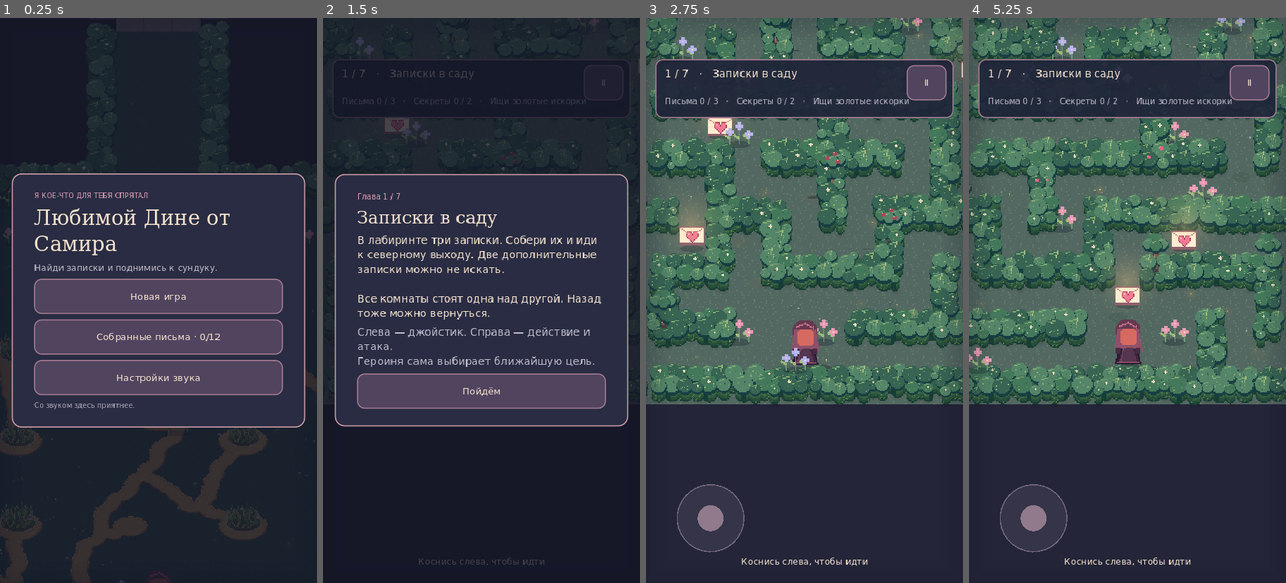
Above: before the commit, frames 1-4 (left to right).
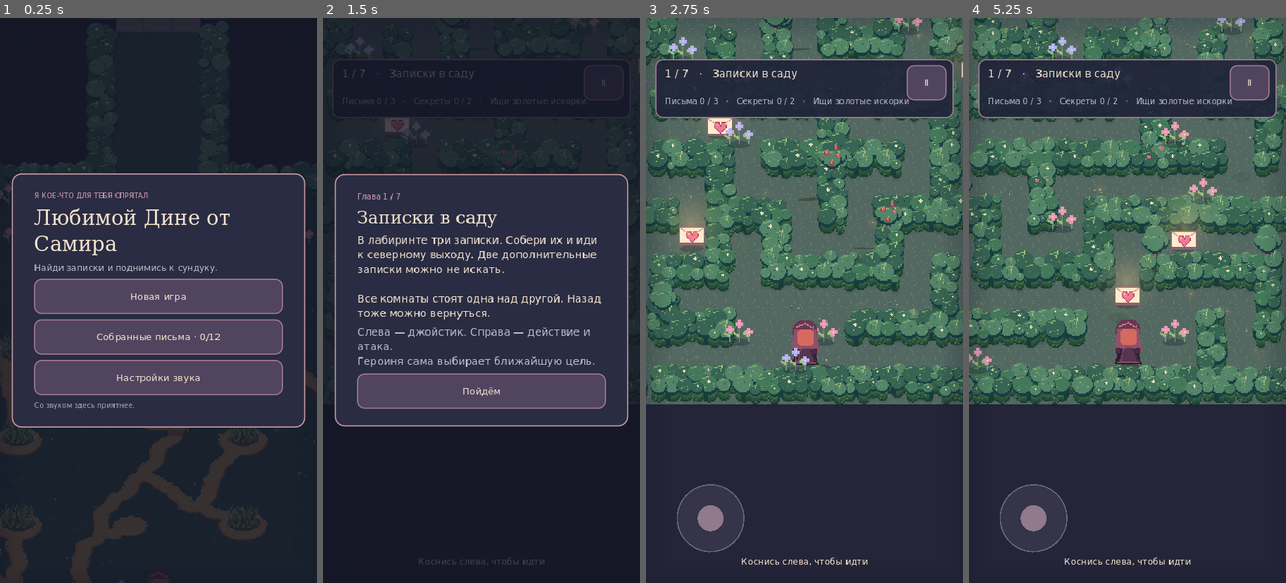
Above: after the commit, the same moments.

Repository: NQUAREx/dina-lovely
Game: Godot game, scene res://main.tscn
The game is run twice, just before and just after one commit, with the same random seed, the same clock (stepped at 60 frames per second) and the same inputs.
Inputs:
- Up to frame 1 (0.25 s): no input
- Up to frame 2 (1.5 s): click "Новая игра" at 0.5 s; click "Ⅱ" at 1.25 s
- Up to frame 3 (2.75 s): click "Пойдём" at 2 s
- Up to frame 4 (5.25 s): click "Ⅱ" at 2.75 s; click "Новая игра" at 3.5 s; click "Начать новую историю" at 4.25 s; click "Пойдём" at 5 s

The runs differ from the first frame. In frame 1, less than 0.1% of the frame differs, in the area x 0-4%, y 29-32%; in frame 2, less than 0.1%; in frame 3, 0.8%, in the area x 1-82%, y 0-58%; in frame 4, 0.6%.

Commit message:
Keep hedge crowns whole, restore ordinary tree canopies and optimize maze hot paths

Diff:
--- a/scripts/game.gd
+++ b/scripts/game.gd
@@ -13,6 +13,7 @@
 const CREAM := Color("f5e3cf")
 const PINK := Color("e5a6bd")
 const INK := Color("45394f")
+var hedge_tree_textures:Dictionary={"hedge_tree":preload("res://assets/hedge_tree.png"),"hedge_tree_apples":preload("res://assets/hedge_tree_apples.png")}
 var hedge_material: Texture2D = preload("res://assets/hedge_material.png")
 var atlas: Texture2D = preload("res://assets/atlas.png")
 var romance_ground: Texture2D = preload("res://assets/ground_romance.png")
@@ -1017,13 +1018,12 @@
 
 func find_nearest() -> void:
 	nearest = -1
-	var distance := 79.0
+	var distance_squared:=79.0*79.0
 	for i in range(objects.size()):
-		if available(objects[i]) and interaction_reachable(objects[i]):
-			var d := player.distance_to(objects[i].pos)
-			if d<distance:
-				distance = d
-				nearest = i
+		var d:=player.distance_squared_to(objects[i].pos)
+		if d<distance_squared and available(objects[i]) and interaction_reachable(objects[i]):
+			distance_squared=d
+			nearest=i
 
 func action_text(obj: Dictionary) -> String:
 	if obj.kind=="accessory":return tx("wear_accessory")
@@ -1346,7 +1346,7 @@
 func draw_sprite(name: String, pos: Vector2, color: Color = Color.WHITE, scale_factor: float = 1.0) -> void:
 	var id := int(sprites.get(name,0))
 	if name in ["hedge_tree","hedge_tree_apples"]:
-		draw_texture_rect_region(atlas,Rect2(pos+Vector2(-24,-56)*scale_factor,Vector2(48,72)*scale_factor),Rect2(Vector2(id%16*32,id/16*48),Vector2(32,48)),color)
+		draw_texture_rect(hedge_tree_textures[name],Rect2(pos+Vector2(-24,-90)*scale_factor,Vector2(48,72)*scale_factor),false,color)
 		return
 	var size := Vector2(64,96)*scale_factor
 	draw_texture_rect_region(atlas,Rect2(pos-Vector2(32,86)*scale_factor,size),Rect2(Vector2(id%16*32,id/16*48),Vector2(32,48)),color)
@@ -1477,7 +1477,8 @@
 		draw_hedge_body(Rect2(camera-view/2-Vector2(48,96),view+Vector2(96,192)))
 		# Trunks are grounded behind the shrub tops. Their upper crowns are drawn last.
 		for item in renderables:
-			if item.get("integrated_tree",false):draw_sprite(item.kind,screen(item.pos)-Vector2(0,18))
+			if item.get("integrated_tree",false):draw_sprite(item.kind,screen(item.pos))
+		draw_hedge_canopy(visible_crowns,-1)
 
 	renderables.sort_custom(func(a,b):
 		if a.pos.y==b.pos.y:
@@ -1503,8 +1504,7 @@
 				draw_arc(p+Vector2(0,-20),88,angle-1.1,angle+1.1,22,Color(1,.84,.75,attack_flash/.19),7)
 				draw_arc(p+Vector2(0,-20),101,angle-.8,angle+.8,18,Color(1,.65,.79,attack_flash/.19),3)
 			if hedge_field!=null:
-				draw_hedge_canopy(visible_crowns)
-				draw_player_upper(hero_pos,frame,color)
+				draw_hedge_canopy(visible_crowns,1)
 		elif item.has("enemy"):
 			var enemy: Dictionary = item.enemy
 			if enemy.state=="warn":
@@ -1519,7 +1519,7 @@
 			draw_rect(Rect2(p+Vector2(-bar_width/2,-100 if enemy.get("boss",false) else -57),Vector2(bar_width,5)),INK)
 			draw_rect(Rect2(p+Vector2(-bar_width/2,-100 if enemy.get("boss",false) else -57),Vector2(bar_width*float(enemy.hp)/float(enemy.get("max_hp",enemy.hp)),5)),PINK)
 		else:
-			if task_time<=0 and not item.has("wall") and available(item) and interaction_reachable(item) and item.pos.distance_to(player)<95 and kind not in ["doorway","arch","sprout","well","stone"]:
+			if task_time<=0 and not item.has("wall") and item.pos.distance_squared_to(player)<9025 and available(item) and interaction_reachable(item) and kind not in ["doorway","arch","sprout","well","stone"]:
 				var highlight := "accessory_"+str(item.accessory) if kind=="accessory" else "dug" if item.id=="buried" else "flashlight" if kind=="stand_flashlight" else kind
 				if item.get("ground_tool",false):
 					draw_set_transform(p,PI/2);draw_pickup_outline(highlight,Vector2(0,20),.65);draw_set_transform(Vector2.ZERO)
@@ -1579,10 +1579,7 @@
 	# Tree crowns sit above the continuous hedge; lower trunks stay buried.
 	for item in renderables:
 		if not item.get("integrated_tree",false):continue
-		var p:=screen(item.pos)
-		var id:int=sprites[item.kind]
-		# Preserve the complete canopy; hide only the buried lower trunk behind shrubs.
-		draw_texture_rect_region(atlas,Rect2(p+Vector2(-24,-74),Vector2(48,34.5)),Rect2(Vector2(id%16*32,id/16*48),Vector2(32,23)))
+		draw_hedge_tree_top(item.kind,item.pos)
 
 	# Batched radial textures approximate soft warm light without expensive real-time lights.
 	for item in renderables:
@@ -2635,14 +2632,6 @@
 	for item in ["peach_dress","rose_scarf","veil","brooch","wreath","crown","heart_tiara"]:
 		if item in save_data.wearing:draw_sprite("wear_"+item+"_"+str(direction)+"_"+str(frame),pos,color)
 
-func draw_player_upper(pos: Vector2, frame: int, color: Color) -> void:
-	var names:Array[String]=["hero"+str(direction)+"_"+str(frame)]
-	for item in ["peach_dress","rose_scarf","veil","brooch","wreath","crown","heart_tiara"]:
-		if item in save_data.wearing:names.append("wear_"+item+"_"+str(direction)+"_"+str(frame))
-	for name in names:
-		var id:int=sprites[name]
-		draw_texture_rect_region(atlas,Rect2(pos-Vector2(32,86),Vector2(64,58)),Rect2(Vector2(id%16*32,id/16*48),Vector2(32,29)),color)
-
 func update_food_hearts(delta: float) -> void:
 	if food_hearts_left<=0:return
 	food_heart_clock-=delta
@@ -2650,11 +2639,20 @@
 		food_heart_clock+=.3;food_hearts_left-=1
 		particles.append({"pos":player+Vector2(randf_range(-5,5),-48),"vel":Vector2(randf_range(-4,4),-23),"life":1.8,"color":Color("ef436b"),"heart":true})
 
-func draw_hedge_canopy(indices: PackedInt32Array) -> void:
+func draw_hedge_tree_top(kind: String, position: Vector2) -> void:
+	# Native-size pixels preserve the full ordinary canopy without scaling shimmer.
+	draw_texture_rect_region(hedge_tree_textures[kind],Rect2(screen(position)+Vector2(-24,-90),Vector2(48,53)),Rect2(Vector2.ZERO,Vector2(48,53)))
+
+func draw_hedge_canopy(indices: PackedInt32Array, side: int = 0) -> void:
 	# Quantize the camera once, not each overlapping crown independently.
 	# Relative crown positions remain constant while the camera moves.
 	draw_set_transform((get_viewport_rect().size/2-camera+shake_offset).round())
-	for index in indices:draw_leaf_crown(index)
+	# A single fixed Y-order is split around the heroine. Each crown is drawn whole,
+	# once. The margin includes maximum bend and radius, keeping front crowns below waist.
+	for index in indices:
+		var behind:bool=hedge_field.crown_behind_hero(index,player)
+		if (side<0 and not behind) or (side>0 and behind):continue
+		draw_leaf_crown(index)
 	draw_set_transform(Vector2.ZERO)
 
 func draw_leaf_crown(index: int) -> void:
@@ -2680,12 +2678,29 @@
 func draw_hedge_body(bounds: Rect2) -> void:
 	if hedge_field==null or hedge_field.body_texture==null:return
 	var texture:Texture2D=hedge_field.body_texture
-	var first:=Vector2i(bounds.position/32)-Vector2i.ONE
-	var last:=Vector2i(bounds.end/32)+Vector2i.ONE
+	var region:=bounds.intersection(Rect2(Vector2.ZERO,Vector2(texture.get_size())*2))
+	if not region.has_area():return
+	draw_set_transform((get_viewport_rect().size/2-camera+shake_offset).round())
+	# Most of the wall never deforms. Draw it as texture regions, not hundreds of meshes.
+	var patch:=Rect2()
+	for index in hedge_field.active:
+		var point:Vector2=hedge_field.crowns[index].base
+		if patch.has_area():patch=patch.expand(point)
+		else:patch=Rect2(point-Vector2.ONE,Vector2.ONE*2)
+	if patch.has_area():
+		patch=patch.grow(64)
+		patch=Rect2((patch.position/32).floor()*32,(patch.end/32).ceil()*32-(patch.position/32).floor()*32).intersection(region)
+	if not patch.has_area():
+		draw_body_region(texture,region)
+		draw_set_transform(Vector2.ZERO)
+		return
+	for rectangle in [Rect2(region.position,Vector2(region.size.x,patch.position.y-region.position.y)),Rect2(Vector2(region.position.x,patch.end.y),Vector2(region.size.x,region.end.y-patch.end.y)),Rect2(Vector2(region.position.x,patch.position.y),Vector2(patch.position.x-region.position.x,patch.size.y)),Rect2(Vector2(patch.end.x,patch.position.y),Vector2(region.end.x-patch.end.x,patch.size.y))]:
+		if rectangle.has_area():draw_body_region(texture,rectangle)
+	var first:Vector2i=Vector2i((patch.position/32).floor())
+	var last:Vector2i=Vector2i((patch.end/32).ceil())
 	var offsets:Dictionary={}
-	draw_set_transform((get_viewport_rect().size/2-camera+shake_offset).round())
-	for y in range(first.y,last.y+1):
-		for x in range(first.x,last.x+1):
+	for y in range(first.y,last.y):
+		for x in range(first.x,last.x):
 			if not hedge_field.body_tiles.has(Vector2i(x,y)):continue
 			var polygon:=PackedVector2Array();var uv:=PackedVector2Array()
 			for corner in [Vector2i(x,y),Vector2i(x+1,y),Vector2i(x+1,y+1),Vector2i(x,y+1)]:
@@ -2695,3 +2710,6 @@
 				uv.append(point/(Vector2(texture.get_size())*2))
 			draw_polygon(polygon,PackedColorArray([Color.WHITE]),uv,texture)
 	draw_set_transform(Vector2.ZERO)
+
+func draw_body_region(texture: Texture2D, region: Rect2) -> void:
+	draw_texture_rect_region(texture,Rect2(region.position-Vector2(0,HEDGE_LIFT),region.size),Rect2(region.position/2,region.size/2))
--- a/scripts/hedge_field.gd
+++ b/scripts/hedge_field.gd
@@ -15,11 +15,15 @@
 var body_texture: ImageTexture
 var body_tiles: Dictionary = {}
 var last_player := Vector2.INF
+var visible_first:=Vector2i(-9999,-9999)
+var visible_last:=Vector2i(-9999,-9999)
+var visible_candidates:Array[int]=[]
 var rng := RandomNumberGenerator.new()
 
 func build(map: Array[String], seed_value: int, trees: Dictionary, berries: Dictionary, material: Image = null) -> void:
 	crowns.clear();chains.clear();segments.clear();segment_cells.clear();bins.clear();active.clear();draw_order.clear();trunks.clear();body_tiles.clear();body_texture=null;last_player=Vector2.INF
 	grid=map.duplicate();rng.seed=seed_value+38911
+	visible_first=Vector2i(-9999,-9999);visible_candidates.clear()
 	for tree in trees.values():trunks.append(tree.pos)
 	var graph:Dictionary={}
 	for y in range(grid.size()):
@@ -79,6 +83,8 @@
 	draw_order.sort_custom(func(a,b):
 		if crowns[a].base.y==crowns[b].base.y:return crowns[a].base.x<crowns[b].base.x
 		return crowns[a].base.y<crowns[b].base.y)
+	for rank in range(draw_order.size()):crowns[draw_order[rank]].rank=rank
+	for node in crowns:node.neighbours=near_ids(node.base,38)
 	build_body(material)
 
 func wall(cell: Vector2i) -> bool:
@@ -157,7 +163,7 @@
 		# Sweep each crown against its neighbours: it can bend but cannot overlap them.
 		var next:Vector2=node.base+desired
 		var own_radius:float=node.radius*(1-node.press*.07)
-		var neighbours:=near_ids(node.base,38)
+		var neighbours:Array[int]=node.neighbours
 		var valid:=surface_fits(next,own_radius*.75)
 		for other_index in neighbours:
 			if other_index==index:continue
@@ -210,9 +216,21 @@
 				if distance<nearest:nearest=distance;normal=away
 	return normal.y<=absf(normal.x)
 
+func crown_behind_hero(index: int, player: Vector2) -> bool:
+	# Max rendered radius 19 + max bend 6 + lift 16 keeps whole front crowns below y-28.
+	return crowns[index].base.y<=player.y+13
+
 func visible_ids(bounds: Rect2) -> PackedInt32Array:
+	var first:=Vector2i((bounds.position/BIN).floor())
+	var last:=Vector2i((bounds.end/BIN).floor())
+	if first!=visible_first or last!=visible_last:
+		visible_first=first;visible_last=last;visible_candidates.clear()
+		for y in range(first.y,last.y+1):
+			for x in range(first.x,last.x+1):
+				for index in bins.get(Vector2i(x,y),[]):visible_candidates.append(index)
+		visible_candidates.sort_custom(func(a,b):return crowns[a].rank<crowns[b].rank)
 	var result:=PackedInt32Array()
-	for index in draw_order:
+	for index in visible_candidates:
 		if bounds.has_point(crowns[index].base):result.append(index)
 	return result
 
--- a/tests/hedge_camera_stability.gd
+++ b/tests/hedge_camera_stability.gd
@@ -3,7 +3,10 @@
 class CanopyView extends "res://scripts/game.gd":
 	func _draw() -> void:
 		if hedge_field==null:return
+		for tree in hedge_trees.values():draw_sprite("hedge_tree",screen(tree.pos))
 		draw_hedge_canopy(hedge_field.visible_ids(Rect2(Vector2.ZERO,Vector2(10000,10000))))
+
+		for tree in hedge_trees.values():draw_hedge_tree_top("hedge_tree",tree.pos)
 
 func _initialize() -> void:call_deferred("run")
 
@@ -30,5 +33,5 @@
 	var c:Image=await capture(game,origin+Vector2(1,0))
 	var size:=a.get_size()-Vector2i(20,20)
 	assert(a.get_region(Rect2i(Vector2i(11,10),size)).get_data()==c.get_region(Rect2i(Vector2i(10,10),size)).get_data(),"Camera translation changed crown overlap")
-	print("PASS canopy pixels and overlap remain identical across fractional and integer camera movement")
+	print("PASS canopy/tree pixels and overlap remain identical across fractional and integer camera movement")
 	quit()
--- /dev/null
+++ b/tests/hedge_crown_layers.gd
@@ -0,0 +1,31 @@
+extends SceneTree
+const Field=preload("res://scripts/hedge_field.gd")
+func _initialize() -> void:
+	var map:Array[String]=[]
+	for y in range(22):map.append(".".repeat(22))
+	for n in range(3,19):
+		map[n]=map[n].substr(0,10)+"#"+map[n].substr(11)
+	map[10]="..."+"#".repeat(16)+"..."
+	var field=Field.new();field.build(map,541,{}, {})
+	var centre:=Vector2(10.5,10.5)*48
+	for n in range(16):
+		var player:=centre+Vector2.from_angle(n*TAU/16)*23
+		var front_started:=false
+		for index in field.draw_order:
+			var node:Dictionary=field.crowns[index]
+			if field.crown_behind_hero(index,player):
+				assert(not front_started,"Crown order changed across heroine insertion")
+			else:
+				front_started=true
+				var top:float=node.base.y-6-16-roundf(node.radius*1.48)
+				assert(top>=player.y-28,"Whole foreground crown extends above waist")
+		var bounds:=Rect2(player-Vector2(200,300),Vector2(400,600))
+		var expected:=PackedInt32Array()
+		for index in field.draw_order:
+			if bounds.has_point(field.crowns[index].base):expected.append(index)
+		assert(field.visible_ids(bounds)==expected,"Spatial visibility cache changed painter order")
+	field.update(.016,centre+Vector2(23,0))
+	for node in field.crowns:
+		if node.base.distance_to(centre+Vector2(23,0))>52:assert(node.offset==Vector2.ZERO)
+	print("PASS whole-crown waist layering at 16 angles, stable spatial visibility order, local physics")
+	quit()
Binary file changed: assets/atlas.png
Binary file added: assets/hedge_tree.png
Not shown, added: assets/hedge_tree.png.import
Binary file added: assets/hedge_tree_apples.png
Not shown, added: assets/hedge_tree_apples.png.import
Not shown, added: tests/hedge_crown_layers.gd.uid
Not shown, added: docs/game.70f01d1e1054.pck
Not shown, removed: docs/game.f14933ffcb71.pck
Not shown, changed: docs/index.pck
